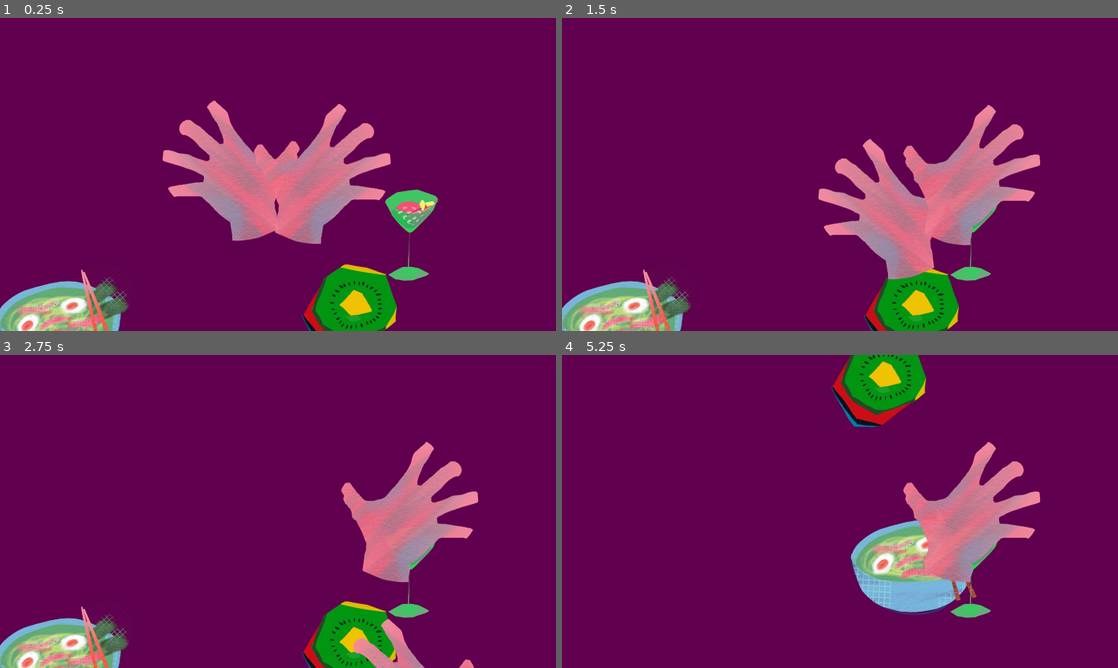
Above: before the commit, frames 1-4 (two rows, left to right).
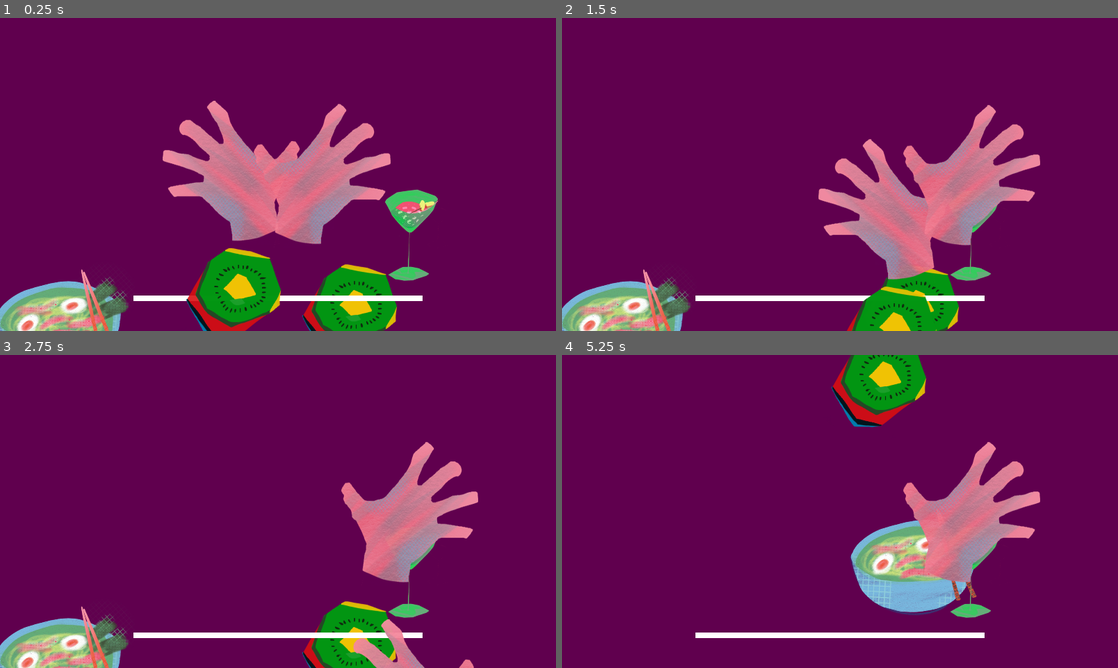
Above: after the commit, the same moments.

Repository: riioze/GameJamFevrier2024
Game: Godot game, scene res://scenes/main.tscn
Two runs of this game, one before a commit and one after it. Both use one fixed random seed, a clock stepped at 60 frames per second and the inputs below.
Inputs (mouse positions are in pixels of both pictures, inside the frame that each line leads up to):
- Up to frame 1 (0.25 s): no input
- Up to frame 2 (1.5 s): tap Enter at 0.5 s; move the mouse to (962, 158) at 0.52 s; hold D (MoveLeftArmToRight) 0.53-1.28 s; move the mouse to (728, 190) at 1.27 s; hold S (MoveLeftArmToBottom) from 1.28 s (still down)
- Up to frame 3 (2.75 s): move the mouse to (333, 442) at 2.02 s; release S (MoveLeftArmToBottom) at 2.03 s; hold D (MoveLeftArmToRight) from 2.03 s (still down)
- Up to frame 4 (5.25 s): move the mouse to (812, 574) at 2.77 s; tap Space at 3.5, 5 s; move the mouse to (1006, 558) at 3.52 s; release D (MoveLeftArmToRight) at 3.53 s; hold S (MoveLeftArmToBottom) from 3.53 s (still down); tap Enter at 4.25 s; move the mouse to (673, 464) at 4.27 s; move the mouse to (867, 511) at 5.02 s

The runs differ from the first frame. In frame 1, 4.0% of the frame differs, in the area x 24-76%, y 73-100%; in frame 2, 1.9%; in frame 3, 0.9%; in frame 4, 0.9%.

Commit message:
clock and sanity

Diff:
--- a/scenes/arms.tscn
+++ /dev/null
@@ -1,66 +0,0 @@
-[gd_scene load_steps=8 format=3 uid="uid://dewgpxn4sdq1a"]
-
-[ext_resource type="Script" path="res://scripts/arms/LeftHandRigidBody.gd" id="1_bejtx"]
-[ext_resource type="Script" path="res://scripts/arms/RightHandRigidBody.gd" id="2_5ttbs"]
-[ext_resource type="Script" path="res://scripts/arms/LeftArmStaticBody.gd" id="3_n6st4"]
-[ext_resource type="Script" path="res://scripts/arms/RightArmStaticBody.gd" id="4_di48s"]
-
-[sub_resource type="PlaceholderTexture2D" id="PlaceholderTexture2D_ot4j1"]
-
-[sub_resource type="PlaceholderTexture2D" id="PlaceholderTexture2D_0t5f4"]
-
-[sub_resource type="PlaceholderTexture2D" id="PlaceholderTexture2D_6sskc"]
-
-[node name="arms" type="Node"]
-
-[node name="LeftHandRigidBody" type="RigidBody2D" parent="."]
-mass = 10.0
-gravity_scale = 0.0
-script = ExtResource("1_bejtx")
-SPEED = 400
-
-[node name="LeftHandCollisionShape" type="CollisionPolygon2D" parent="LeftHandRigidBody"]
-polygon = PackedVector2Array(-100, -100, -100, 100, 100, 100, 100, -100)
-
-[node name="Sprite2D" type="Sprite2D" parent="LeftHandRigidBody"]
-scale = Vector2(200, 200)
-texture = SubResource("PlaceholderTexture2D_ot4j1")
-
-[node name="RIghtHandRigidBody" type="RigidBody2D" parent="."]
-position = Vector2(-210, 43)
-gravity_scale = 0.0
-script = ExtResource("2_5ttbs")
-SPEED = 400
-
-[node name="RightHandCollisionShape" type="CollisionPolygon2D" parent="RIghtHandRigidBody"]
-polygon = PackedVector2Array(-100, -100, -100, 100, 100, 100, 100, -100)
-
-[node name="Sprite2D" type="Sprite2D" parent="RIghtHandRigidBody"]
-scale = Vector2(200, 200)
-texture = SubResource("PlaceholderTexture2D_0t5f4")
-
-[node name="LeftArmStaticBody" type="StaticBody2D" parent="." node_paths=PackedStringArray("HAND")]
-position = Vector2(100, -10)
-script = ExtResource("3_n6st4")
-HAND = NodePath("../LeftHandRigidBody")
-
-[node name="LeftHarmCollisionShape" type="CollisionPolygon2D" parent="LeftArmStaticBody"]
-polygon = PackedVector2Array(-30, 100, 30, 100, 30, 600, -30, 600)
-
-[node name="Sprite2D" type="Sprite2D" parent="LeftArmStaticBody"]
-position = Vector2(0, 350)
-scale = Vector2(60, 500)
-texture = SubResource("PlaceholderTexture2D_6sskc")
-
-[node name="RightArmStaticBody" type="StaticBody2D" parent="." node_paths=PackedStringArray("HAND")]
-position = Vector2(200, -20)
-script = ExtResource("4_di48s")
-HAND = NodePath("../RIghtHandRigidBody")
-
-[node name="RightHarmCollisionShape" type="CollisionPolygon2D" parent="RightArmStaticBody"]
-polygon = PackedVector2Array(-30, 100, 30, 100, 30, 600, -30, 600)
-
-[node name="Sprite2D" type="Sprite2D" parent="RightArmStaticBody"]
-position = Vector2(0, 350)
-scale = Vector2(60, 500)
-texture = SubResource("PlaceholderTexture2D_6sskc")
--- a/scenes/game.tscn
+++ b/scenes/game.tscn
@@ -1,11 +1,8 @@
-[gd_scene load_steps=12 format=3 uid="uid://7ce888h1fjw1"]
+[gd_scene load_steps=9 format=3 uid="uid://7ce888h1fjw1"]
 
 [ext_resource type="Script" path="res://scripts/game_manager.gd" id="1_3htwk"]
 [ext_resource type="PackedScene" uid="uid://bkjy1n2vkd507" path="res://scenes/stuffs.tscn" id="3_uotv3"]
-[ext_resource type="Script" path="res://scripts/sanity_manager.gd" id="4_fmph6"]
-[ext_resource type="Resource" uid="uid://ofk52ib5nfh7" path="res://resources/grade/Perfect.tres" id="5_cvs2e"]
-[ext_resource type="Resource" uid="uid://do2muwwrnusnv" path="res://resources/grade/Good.tres" id="6_diick"]
-[ext_resource type="Resource" uid="uid://dpp166k3o7m2k" path="res://resources/grade/Bad.tres" id="7_3rfdo"]
+[ext_resource type="PackedScene" uid="uid://bmq8ca2ph2iry" path="res://scenes/sanity.tscn" id="3_wh5sc"]
 [ext_resource type="Script" path="res://scripts/round_manager.gd" id="8_iq5pv"]
 [ext_resource type="Script" path="res://scripts/eyes.gd" id="9_kbkh5"]
 [ext_resource type="PackedScene" uid="uid://bjiujhb3mbxhn" path="res://scenes/hands/hands.tscn" id="9_siahs"]
@@ -28,9 +25,7 @@
 
 [node name="stuffs" parent="." instance=ExtResource("3_uotv3")]
 
-[node name="sanity" type="Node" parent="."]
-script = ExtResource("4_fmph6")
-grade_list = Array[Resource("res://scripts/resource/grade.gd")]([ExtResource("5_cvs2e"), ExtResource("6_diick"), ExtResource("7_3rfdo")])
+[node name="sanity" parent="." instance=ExtResource("3_wh5sc")]
 
 [node name="rounds" type="Node" parent="."]
 script = ExtResource("8_iq5pv")
--- /dev/null
+++ b/scenes/hands/clock.gd
@@ -0,0 +1,16 @@
+class_name Clock extends Sprite2D
+
+@export var texture_list : Array[Texture]
+
+func run_clock(duration : float) -> bool:
+	var texture_count : int = texture_list.size()
+
+	if texture_count == 0:
+		await TimeManager.sleep(duration)
+		return true
+
+	for tex in texture_list:
+		texture = tex
+		await TimeManager.sleep(duration/texture_count)
+
+	return true
--- a/scenes/hands/hands.tscn
+++ b/scenes/hands/hands.tscn
@@ -1,11 +1,21 @@
-[gd_scene load_steps=3 format=3 uid="uid://bjiujhb3mbxhn"]
+[gd_scene load_steps=7 format=3 uid="uid://bjiujhb3mbxhn"]
 
 [ext_resource type="PackedScene" uid="uid://cyj6fe6mcy18o" path="res://scenes/hands/arm.tscn" id="1_8jp7g"]
 [ext_resource type="Resource" uid="uid://bolgknadxovyf" path="res://resources/side/Right.tres" id="2_vliae"]
+[ext_resource type="Script" path="res://scenes/hands/clock.gd" id="3_phkl3"]
+[ext_resource type="Texture2D" uid="uid://7ufvtrtnvcj8" path="res://sprites/stuff/Cocktail.png" id="4_8a4ai"]
+[ext_resource type="Texture2D" uid="uid://bijb28icxn5d" path="res://sprites/stuff/KiwiV1.png" id="5_qlpxv"]
+[ext_resource type="Texture2D" uid="uid://bq4kx1cqkdmqi" path="res://sprites/stuff/Ramen.png" id="6_csskb"]
 
 [node name="hands" type="Node"]
 
 [node name="LeftArm" parent="." instance=ExtResource("1_8jp7g")]
+
+[node name="Clock" type="Sprite2D" parent="LeftArm/Hand/HandSprite" index="0"]
+position = Vector2(0, 416)
+texture = ExtResource("5_qlpxv")
+script = ExtResource("3_phkl3")
+texture_list = Array[Texture]([ExtResource("4_8a4ai"), ExtResource("5_qlpxv"), ExtResource("6_csskb")])
 
 [node name="RightArm" parent="." instance=ExtResource("1_8jp7g")]
 
--- /dev/null
+++ b/scenes/sanity.tscn
@@ -0,0 +1,18 @@
+[gd_scene load_steps=6 format=3 uid="uid://bmq8ca2ph2iry"]
+
+[ext_resource type="Script" path="res://scripts/sanity_manager.gd" id="1_0mt0y"]
+[ext_resource type="Resource" uid="uid://ofk52ib5nfh7" path="res://resources/grade/Perfect.tres" id="2_p03q6"]
+[ext_resource type="Resource" uid="uid://do2muwwrnusnv" path="res://resources/grade/Good.tres" id="3_co6y1"]
+[ext_resource type="Resource" uid="uid://dpp166k3o7m2k" path="res://resources/grade/Bad.tres" id="4_x65k6"]
+[ext_resource type="Texture2D" uid="uid://84sdgaovk1fw" path="res://sprites/white_pixel.png" id="5_uc14n"]
+
+[node name="sanity" type="Node"]
+script = ExtResource("1_0mt0y")
+grade_list = Array[Resource("res://scripts/resource/grade.gd")]([ExtResource("2_p03q6"), ExtResource("3_co6y1"), ExtResource("4_x65k6")])
+
+[node name="Bar" type="Node2D" parent="."]
+position = Vector2(960, 968)
+scale = Vector2(1000, 20)
+
+[node name="Sprite" type="Sprite2D" parent="Bar"]
+texture = ExtResource("5_uc14n")
--- a/scripts/arms/LeftArmStaticBody.gd
+++ /dev/null
@@ -1,18 +0,0 @@
-extends StaticBody2D
-
-@export var HAND : RigidBody2D
-
-# Called when the node enters the scene tree for the first time.
-func _ready():
-	pass # Replace with function body.
-
-func _integrate_forces(state):
-	rotation_degrees = 0
-
-# Called every frame. 'delta' is the elapsed time since the previous frame.
-func _process(delta):
-	position = Vector2(HAND.position.x,HAND.position.y+100)
-
-	var angle : float =position.direction_to(Vector2(0,1080)).angle()-PI/2
-
-	rotation = angle
--- a/scripts/arms/LeftHandRigidBody.gd
+++ /dev/null
@@ -1,22 +0,0 @@
-extends RigidBody2D
-
-@export var SPEED : int = 100
-@export var STARTING_POS : Vector2 = Vector2(100,100)
-
-# Called when the node enters the scene tree for the first time.
-func _ready():
-	position = STARTING_POS # Replace with function body.
-	set_linear_velocity(Vector2(0,0))
-
-# Called every frame. 'delta' is the elapsed time since the previous frame.
-func _process(delta):
-	pass
-
-func _integrate_forces(state):
-	rotation_degrees = 0
-
-func _input(event):
-	set_linear_velocity(SPEED*Input.get_vector("MoveLeftArmToLeft","MoveLeftArmToRight","MoveLeftArmToTop","MoveLeftArmToBottom"))
-
-func _collide_other_arm(body):
-	print("collided")
--- a/scripts/arms/RightArmStaticBody.gd
+++ /dev/null
@@ -1,18 +0,0 @@
-extends StaticBody2D
-
-@export var HAND : RigidBody2D
-
-# Called when the node enters the scene tree for the first time.
-func _ready():
-	pass # Replace with function body.
-
-func _integrate_forces(state):
-	rotation_degrees = 0
-
-# Called every frame. 'delta' is the elapsed time since the previous frame.
-func _process(delta):
-	position = Vector2(HAND.position.x,HAND.position.y+100)
-
-	var angle : float = position.direction_to(Vector2(1920,1080)).angle()-PI/2
-
-	rotation = angle
--- a/scripts/arms/RightHandRigidBody.gd
+++ /dev/null
@@ -1,20 +0,0 @@
-extends RigidBody2D
-
-@export var SPEED : int = 100
-@export var STARTING_POS : Vector2 = Vector2(1000,100)
-
-# Called when the node enters the scene tree for the first time.
-func _ready():
-	position = STARTING_POS # Replace with function body.
-	set_linear_velocity(Vector2(0,0))
-
-# Called every frame. 'delta' is the elapsed time since the previous frame.
-func _process(delta):
-	pass
-
-
-func _integrate_forces(state):
-	rotation_degrees = 0
-
-func _input(event):
-	set_linear_velocity(SPEED*Input.get_vector("MoveRightArmToLeft","MoveRightArmToRight","MoveRightArmToTop","MoveRightArmToBottom"))
--- a/scripts/game_manager.gd
+++ b/scripts/game_manager.gd
@@ -1,33 +1,36 @@
-extends Node
+class_name GameManager extends Node
 
 @onready var stuff_manager : StuffManager = $stuffs
 @onready var sanity_manager : SanityManager = $sanity
 @onready var eyes : Eyes = $Eyes
+@onready var round_manager : RoundManager = $rounds
 @onready var score_manager : ScoreManager = SceneManager.score
+@onready var clock : Clock = $hands/LeftArm/Hand/HandSprite/Clock
 
 var recognition_phase_duration: float = 3
 var ordering_phase_duration: float = 1
 var black_screen_duration: float = 1
 
 func _ready():
-	process_round()
+	round_manager.new_round()
 
 func loose_condition() -> bool:
 	return sanity_manager.sanity < sanity_manager.min_sanity
 
 func process_round():
-	stuff_manager.round_setup()
 	await TimeManager.sleep(recognition_phase_duration)
 	await eyes.close()
 	stuff_manager.scramble_stuff(2)
 	await eyes.open()
-	await TimeManager.sleep(ordering_phase_duration)
+	await clock.run_clock(ordering_phase_duration)
 	stuff_manager.check_stuff_list_positions()
 
 	if loose_condition():
 		loose()
 		return
 
+	round_manager.new_round()
+
 func loose():
 	print("You loose")
 	score_manager.init()
--- a/scripts/round_manager.gd
+++ b/scripts/round_manager.gd
@@ -1,6 +1,9 @@
 class_name RoundManager extends Node
 
 var round : int = 0
+@onready var game_manager : GameManager = SceneManager.game
 
-func next_round():
+func new_round():
 	round += 1
+	game_manager.stuff_manager.round_setup()
+	game_manager.process_round()
--- a/scripts/sanity_manager.gd
+++ b/scripts/sanity_manager.gd
@@ -1,9 +1,13 @@
 class_name SanityManager extends Node
 
+@export var max_sanity : float = 100
 @export_range(0,100) var sanity : float = 50
 @export_range(0,100) var min_sanity : float = 20
 
 @export var grade_list : Array[Grade] = []
+
+@export var full_bar_size : float = 1000
+@onready var bar : Node2D = $Bar
 
 func _ready():
 	var stuff_manager : StuffManager = SceneManager.game.get_node("stuffs")
@@ -11,4 +15,8 @@
 
 func incr_sanity(grade : Grade):
 	sanity += grade.sanity_value
-	#print(grade.name, sanity)
+	sanity = clamp(sanity,0,max_sanity)
+	update_bar()
+
+func update_bar():
+	bar.scale.x = full_bar_size * sanity / max_sanity
--- a/scripts/stuff/stuff_manager.gd
+++ b/scripts/stuff/stuff_manager.gd
@@ -45,10 +45,17 @@
 	return id_list
 
 func round_setup() -> void:
+	clear_stuff()
 	stuff_count = min(texture_list.size(), stuff_count)
 	stuff_list = make_stuff_list(stuff_count)
 	initial_position_list = make_position_list(stuff_count)
 	place_stuff(stuff_list,initial_position_list)
+
+func clear_stuff():
+	for stuff in stuff_list:
+		stuff.queue_free()
+	stuff_list.clear()
+	initial_position_list.clear()
 
 func random_table_position() -> Vector2 :
 	var position : Vector2 = Vector2.ZERO
Not shown, changed: save_game.txt
Binary file added: sprites/white_pixel.png
Not shown, added: sprites/white_pixel.png.import
